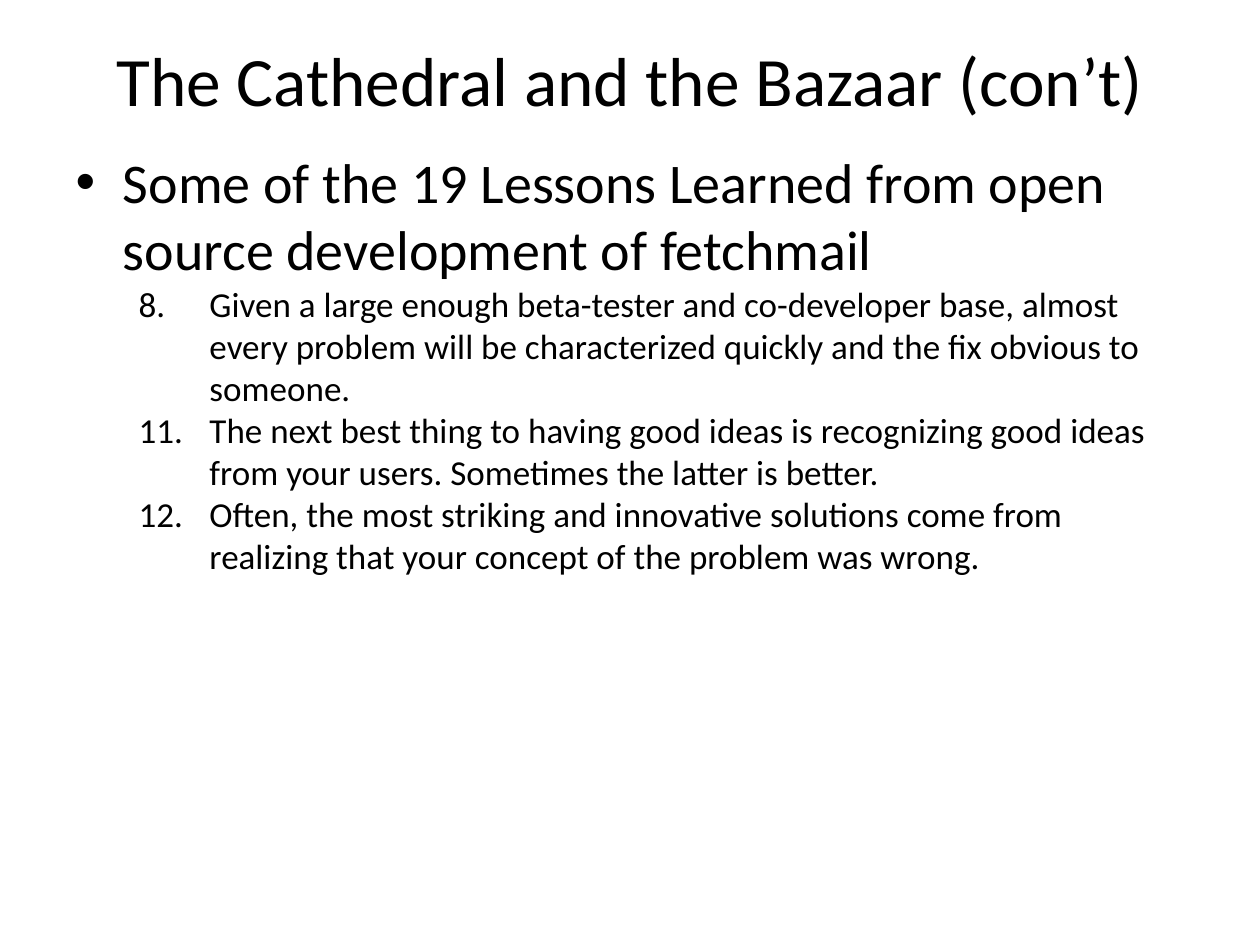
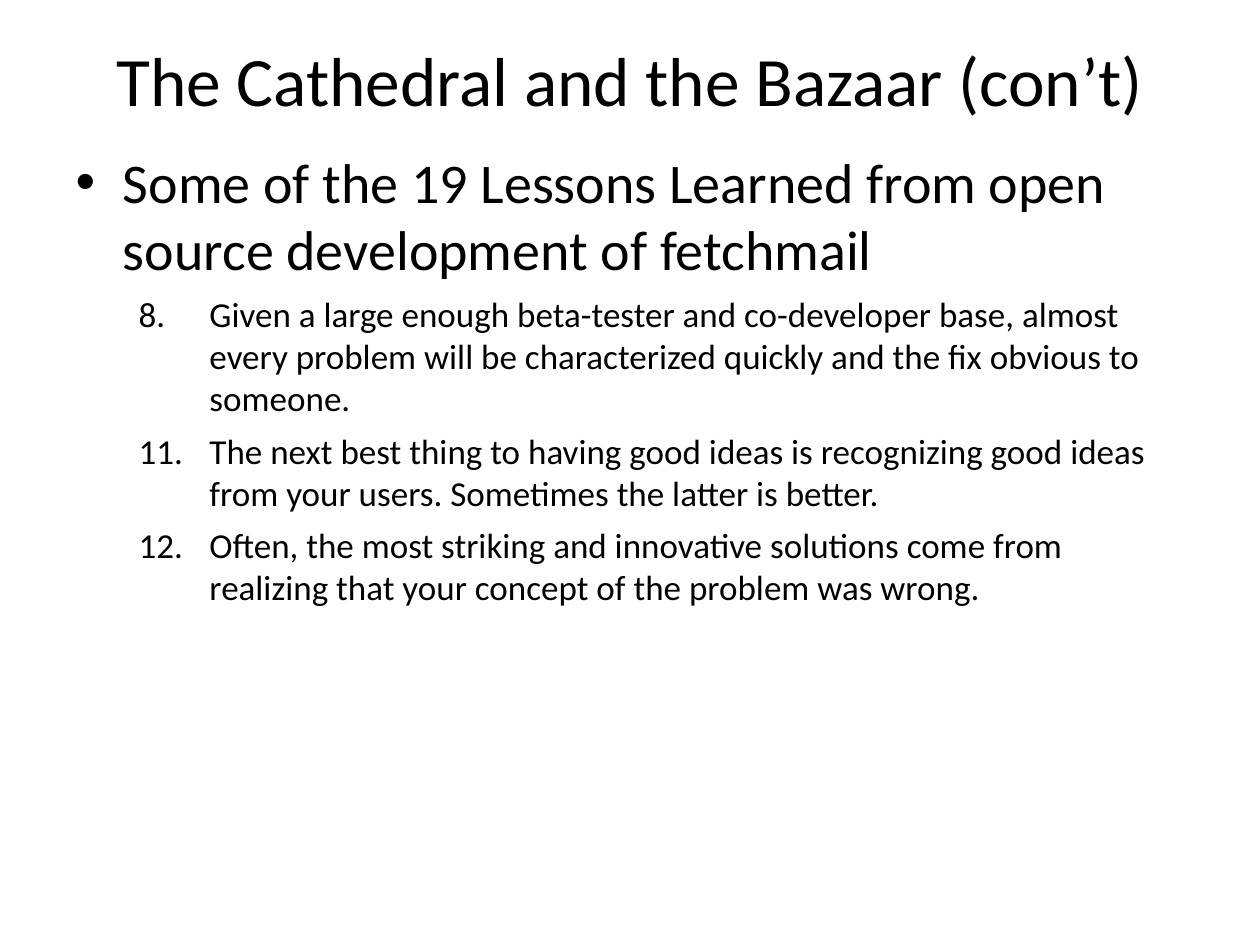
Before and after one commit to NCEAS/oss-2014, a slide deck: slide 6 of day-18/Idaszak_OSS_OpenSource.pptx. Drawn at 1260x945 pixels with LibreOffice and Linux fonts; fonts in the diff are those of the drawing; background and template pictures are left out. Boxes give left, top, right and bottom in pixels: in the first picture for what was removed or moved away, otherwise in the second. Text is boxed around its words. In the diff, an @@ line names an element or a change of style, - is before the commit and + after.

```diff
--- a/day-18/Idaszak_OSS_OpenSource.pptx
+++ b/day-18/Idaszak_OSS_OpenSource.pptx
@@ text at (209, 302, 1144, 606): more space between paragraphs @@
```
Also in this commit, not shown: 3 other slides changed, 1 slide added.
